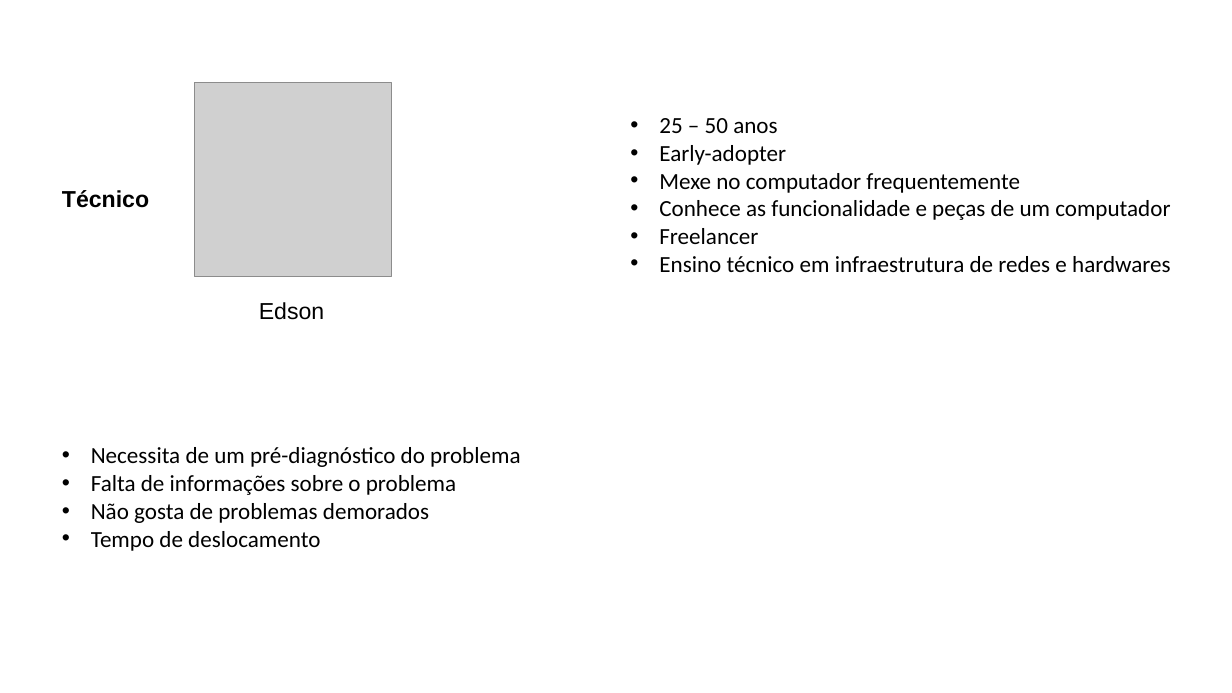
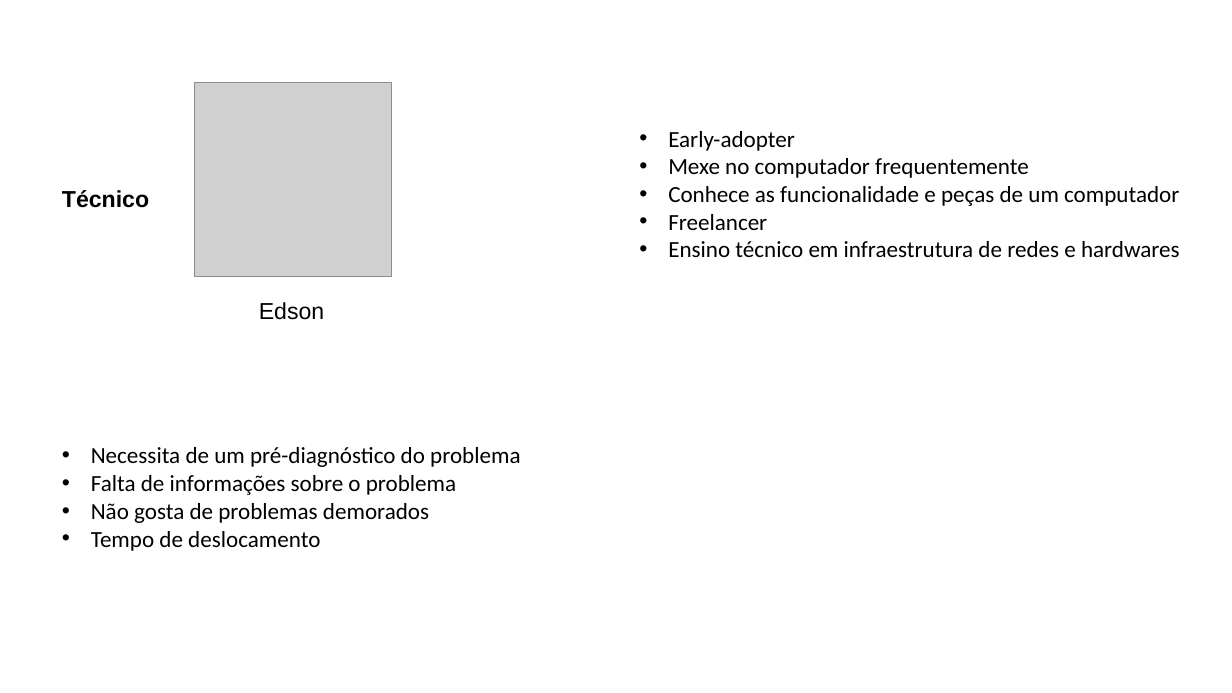
Before and after one commit to BandTec/grupo-04-adsb-20201, a slide deck: slide 2 of Documentação/Proto-persona/Proto-Persona.pptx. Drawn at 1232x693 pixels with LibreOffice and Linux fonts; fonts in the diff are those of the drawing; grey boxes stand for pictures; background and template pictures are left out. Boxes give left, top, right and bottom in pixels: in the first picture for what was removed or moved away, otherwise in the second. Text is boxed around its words. In the diff, an @@ line names an element or a change of style, - is before the commit and + after.

Commit message:
Modificação no ppt

```diff
--- a/Documentação/Proto-persona/Proto-Persona.pptx
+++ b/Documentação/Proto-persona/Proto-Persona.pptx
@@ text "Early-adopter": place and size @@
-text "Early-adopter" at (659,118,1171,272)
+text "Early-adopter" at (668,131,1180,257)
@@ text at (659,118,777,133): paragraph removed @@
-• 25 – 50 anos
```
